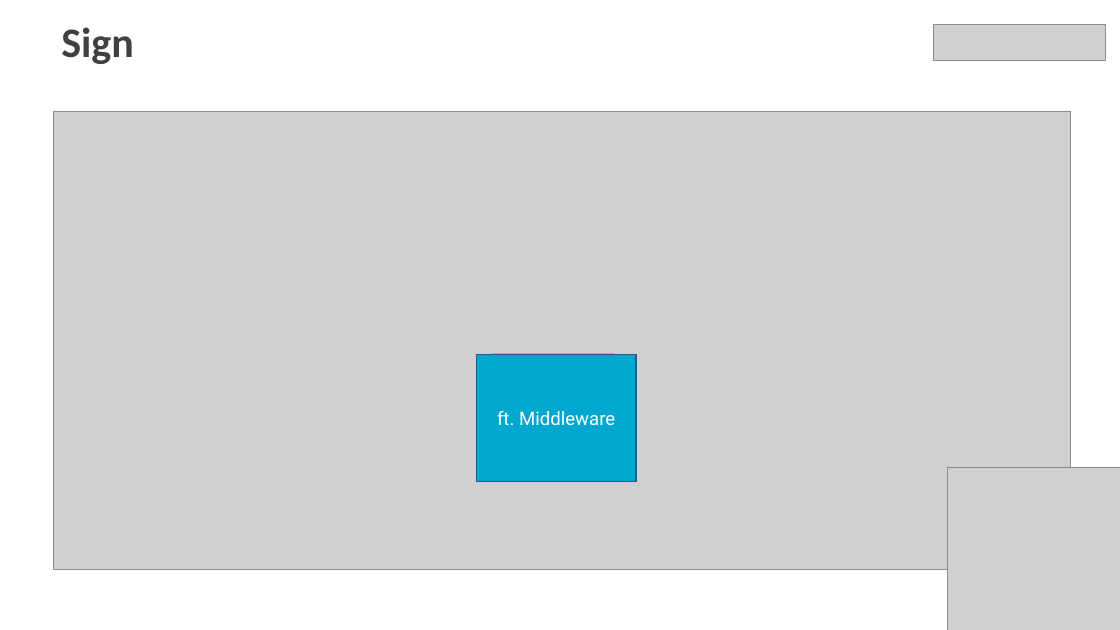
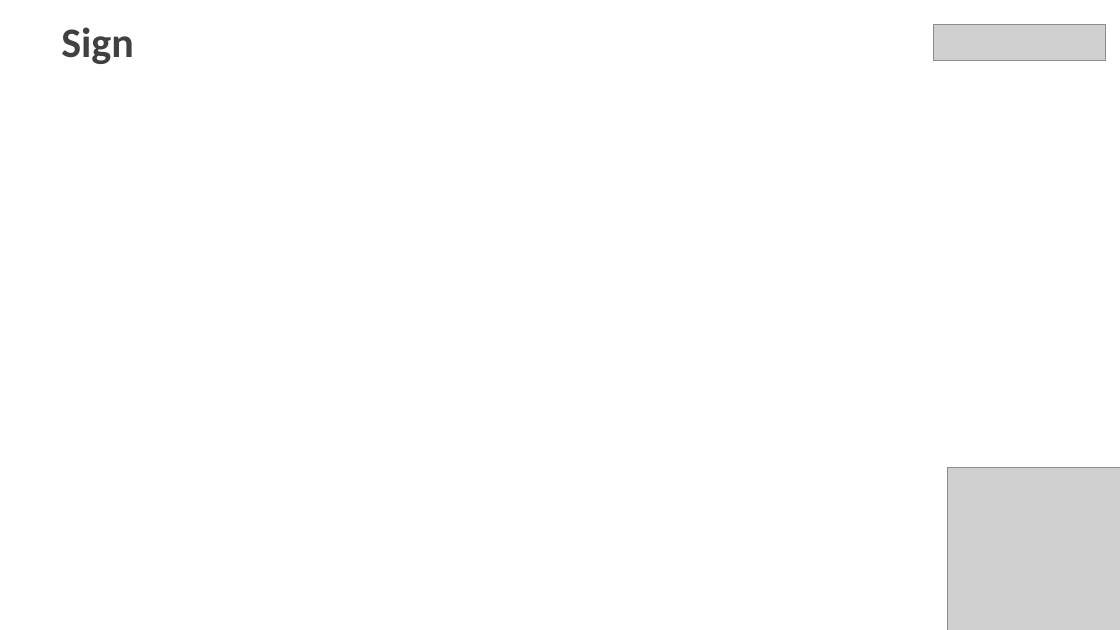
Before and after one commit to fiskaltrust/productdescription-de-doc, a slide deck: slide 9 of for-poscreators/presentation/media/lead-presentation-creator-de.pptx. Drawn at 1120x630 pixels with LibreOffice and Linux fonts; fonts in the diff are those of the drawing; grey boxes stand for pictures; background and template pictures are left out. Boxes give left, top, right and bottom in pixels: in the first picture for what was removed or moved away, otherwise in the second. Text is boxed around its words. In the diff, an @@ line names an element or a change of style, - is before the commit and + after.

```diff
--- a/for-poscreators/presentation/media/lead-presentation-creator-de.pptx
+++ b/for-poscreators/presentation/media/lead-presentation-creator-de.pptx
@@ picture removed at (53,112,1071,570) @@
@@ rectangle removed at (476,355,636,482) @@
-ft. Middleware
@@ text removed at (503,411,603,415) @@
-ft.Middleware
```
Also in this commit, not shown: 4 other slides changed, 19 other files.
